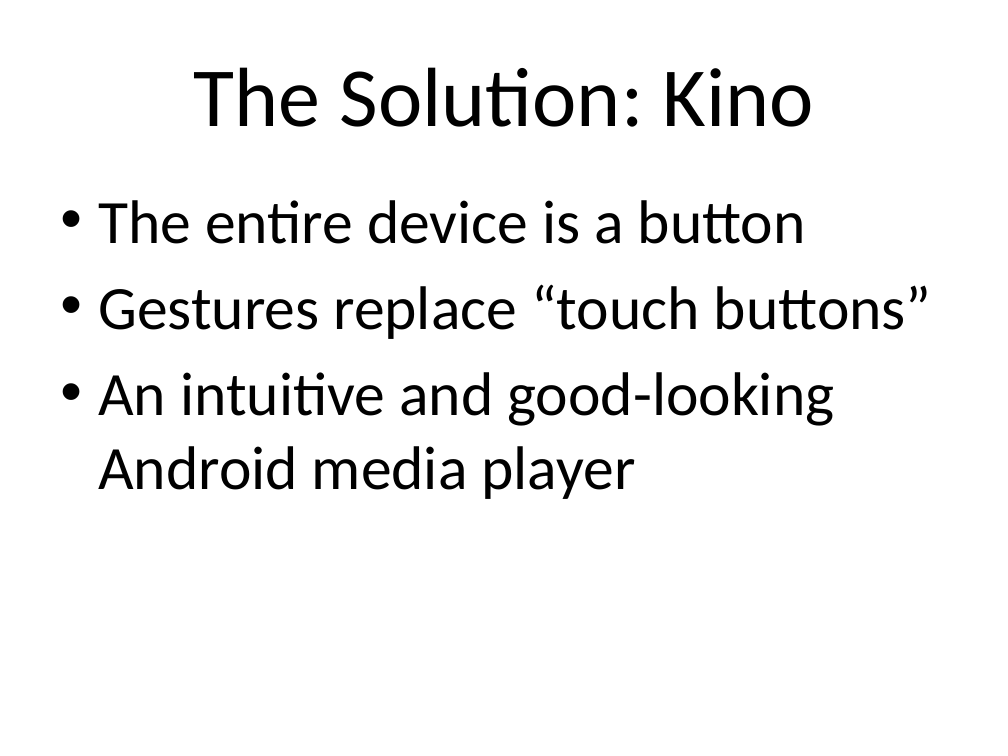
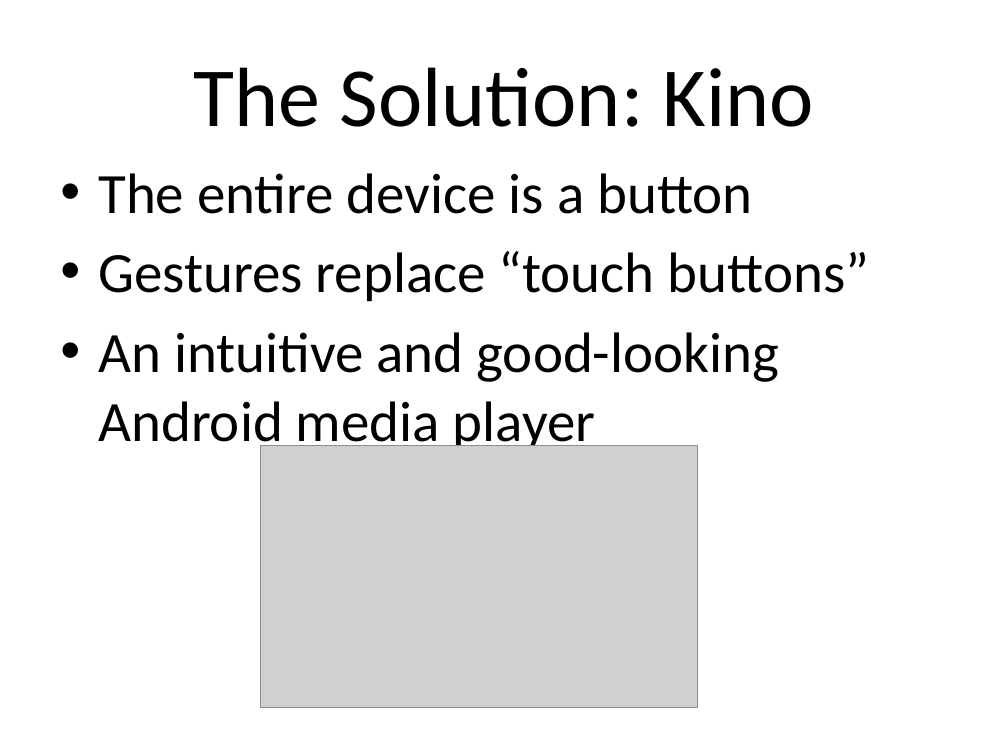
Before and after one commit to chibicorpse/kinoplayer, a slide deck: slide 4 of Docs/Presentation/Kino.pptx. Drawn at 1008x756 pixels with LibreOffice and Linux fonts; fonts in the diff are those of the drawing; grey boxes stand for pictures; background and template pictures are left out. Boxes give left, top, right and bottom in pixels: in the first picture for what was removed or moved away, otherwise in the second. Text is boxed around its words. In the diff, an @@ line names an element or a change of style, - is before the commit and + after.

```diff
--- a/Docs/Presentation/Kino.pptx
+++ b/Docs/Presentation/Kino.pptx
@@ text "The entire device is a ...": place and size @@
-text "The entire device is a ..." at box(98, 200, 932, 499)
+text "The entire device is a ..." at box(98, 173, 869, 455)
@@ text "The entire device is a ..." at box(98, 173, 869, 455): size 44 to 40.7 pt @@
@@ picture added at box(260, 446, 697, 708) @@
```
Also in this commit, not shown: 5 other slides changed.
